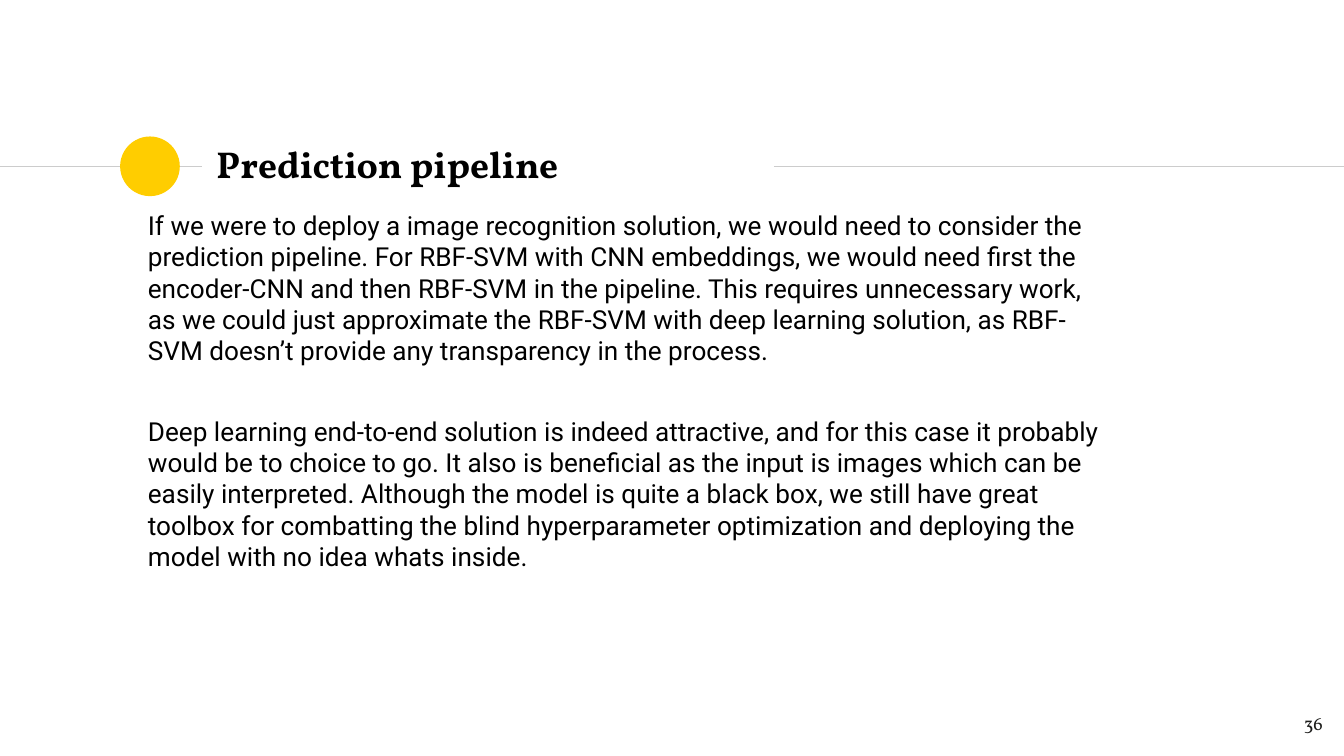
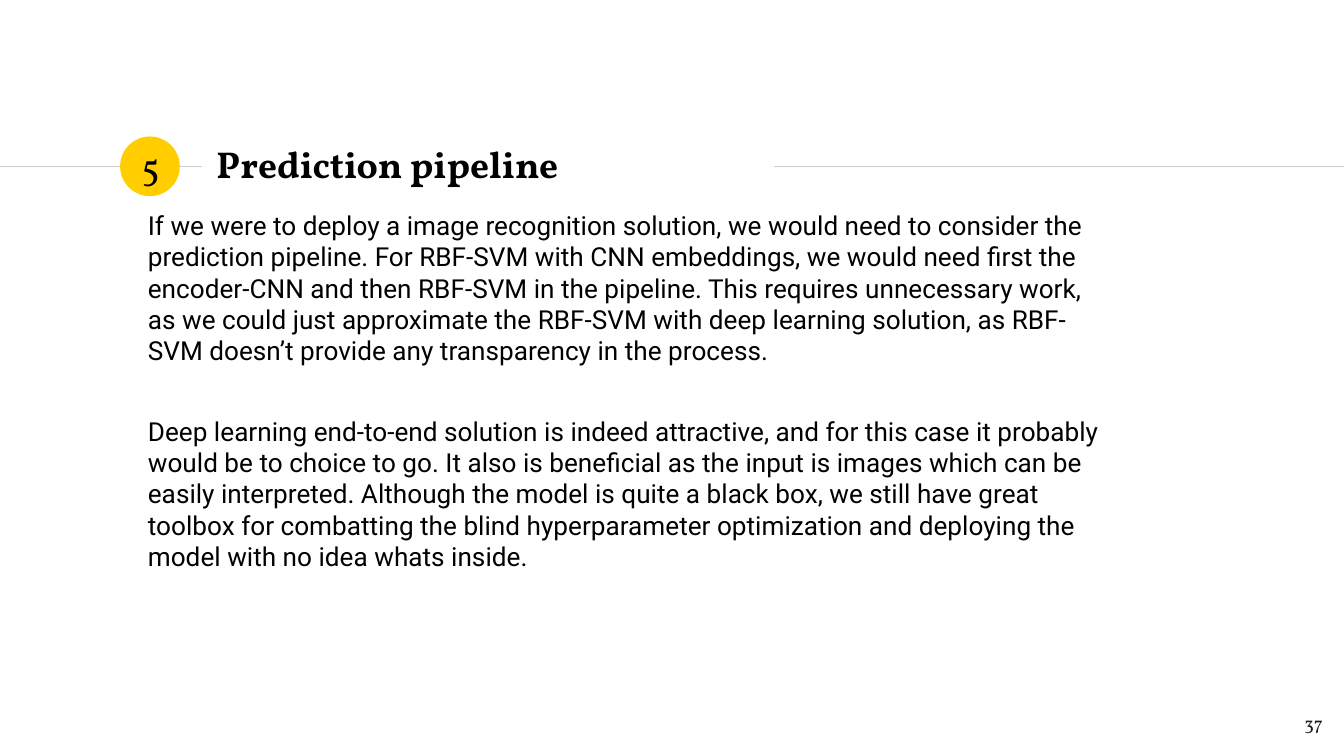
Before and after one commit to TeemuSo/Loop-Q-prize, a slide deck: slide 37 of reports/Sormunen, Teemu_Overview.pptx (slide 36 before the commit). Drawn at 1344x756 pixels with LibreOffice and Linux fonts; fonts in the diff are those of the drawing. Boxes give left, top, right and bottom in pixels: in the first picture for what was removed or moved away, otherwise in the second. Text is boxed around its words. In the diff, an @@ line names an element or a change of style, - is before the commit and + after.

```diff
--- a/reports/Sormunen, Teemu_Overview.pptx
+++ b/reports/Sormunen, Teemu_Overview.pptx
@@ text added at (142,159,160,196), 20 pt, text #000000 @@
+5
@@ page number at (1304,720,1323,733): text changed @@
-36
+37
```
Also in this commit, not shown: 16 other slides changed, 1 slide added.
